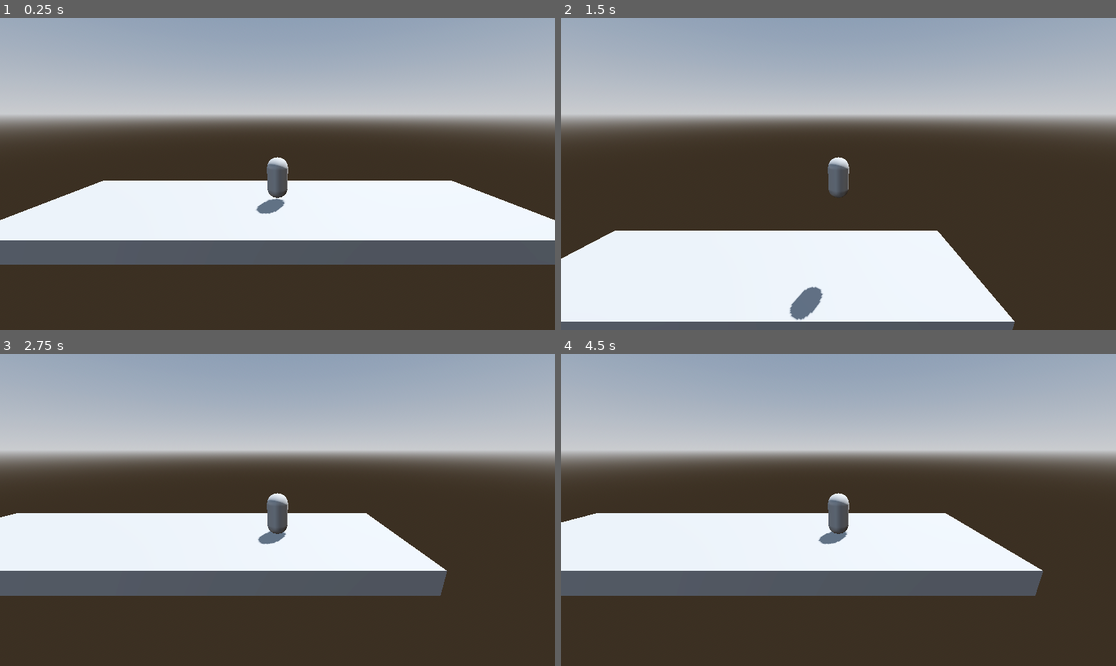
Above: before the commit, frames 1-4 (two rows, left to right).
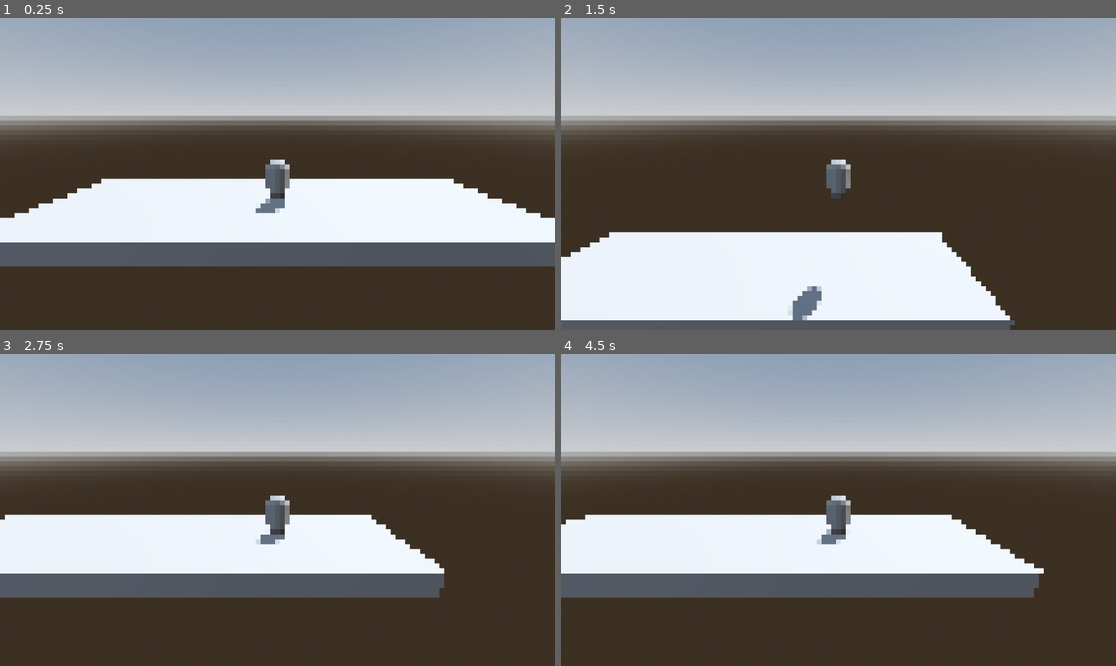
Above: after the commit, the same moments.

Repository: AbuHarambe/Project-01-3D
Game: Godot game, scene res://main.tscn
Same seed, same stepped clock (60 frames per second), same inputs: the game is played once before the commit and once after it.
Inputs:
- Up to frame 1 (0.25 s): no input
- Up to frame 2 (1.5 s): hold Right (move_right) 0.53-1.28 s; tap Up (jump) at 0.77 s; hold Left (move_left) from 1.28 s (still down)
- Up to frame 3 (2.75 s): tap Up (jump) at 1.52 s; release Left (move_left) at 2.03 s; hold Right (move_right) from 2.03 s (still down)
- Up to frame 4 (4.5 s): tap Up (jump) at 3.02, 3.77 s; release Right (move_right) at 3.53 s; hold Left (move_left) from 3.53 s (still down)

The runs differ from the first frame. In frame 1, 2.2% of the frame differs, in the area x 0-100%, y 31-80%; in frame 2, 1.2%; in frame 3, 2.0%; in frame 4, 2.1%.

Commit message:
Modelling

Diff:
--- a/main.tscn
+++ b/main.tscn
@@ -17,20 +17,35 @@
 
 [node name="Main" type="Node3D"]
 
-[node name="WorldEnvironment" type="WorldEnvironment" parent="."]
-environment = SubResource("Environment_h2yge")
+[node name="SubViewportContainer" type="SubViewportContainer" parent="."]
+texture_filter = 1
+anchors_preset = 15
+anchor_right = 1.0
+anchor_bottom = 1.0
+grow_horizontal = 2
+grow_vertical = 2
+stretch = true
+stretch_shrink = 10
 
-[node name="DirectionalLight3D" type="DirectionalLight3D" parent="."]
+[node name="SubViewport" type="SubViewport" parent="SubViewportContainer"]
+handle_input_locally = false
+size = Vector2i(115, 64)
+render_target_update_mode = 4
+
+[node name="CharacterBody3D" parent="SubViewportContainer/SubViewport" instance=ExtResource("1_ig7tw")]
+transform = Transform3D(1, 0, 0, 0, 1, 0, 0, 0, 1, 0, 2.723, 0)
+
+[node name="Camera3D" type="Camera3D" parent="SubViewportContainer/SubViewport/CharacterBody3D"]
+transform = Transform3D(1, 0, 0, 0, 0.9590178, 0.28334588, 0, -0.28334588, 0.9590178, 0, 2.959988, 9.361)
+current = true
+
+[node name="DirectionalLight3D" type="DirectionalLight3D" parent="SubViewportContainer/SubViewport"]
 transform = Transform3D(-0.8660254, -0.43301278, 0.25, 0, 0.49999997, 0.86602545, -0.50000006, 0.75, -0.43301266, 0, 0, 0)
 shadow_enabled = true
 
-[node name="CSGBox3D" type="CSGBox3D" parent="."]
+[node name="WorldEnvironment" type="WorldEnvironment" parent="SubViewportContainer/SubViewport"]
+environment = SubResource("Environment_h2yge")
+
+[node name="CSGBox3D" type="CSGBox3D" parent="SubViewportContainer/SubViewport"]
 use_collision = true
 size = Vector3(22.788086, 1, 6.5927734)
-
-[node name="CharacterBody3D" parent="." instance=ExtResource("1_ig7tw")]
-transform = Transform3D(1, 0, 0, 0, 1, 0, 0, 0, 1, 0, 2.723, 0)
-
-[node name="Camera3D" type="Camera3D" parent="CharacterBody3D"]
-transform = Transform3D(1, 0, 0, 0, 0.9590178, 0.28334588, 0, -0.28334588, 0.9590178, 0, 2.959988, 9.361)
-current = true
Not shown, added: Blender/TestCharacter.blend.import
Binary file added: art/Character Turnaround Male.jpg
Not shown, added: art/Character Turnaround Male.jpg.import
Binary file added: art/Screenshot 2026-06-04 at 14.20.47.png
Not shown, added: .DS_Store
Not shown, added: Blender/TestCharacter.blend
Not shown, added: Blender/TestCharacter.blend1
